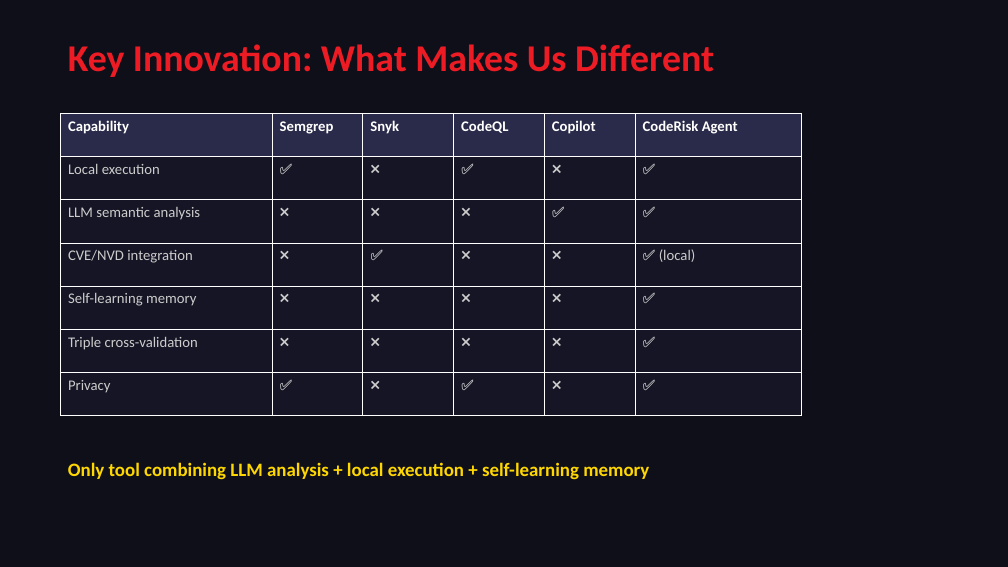
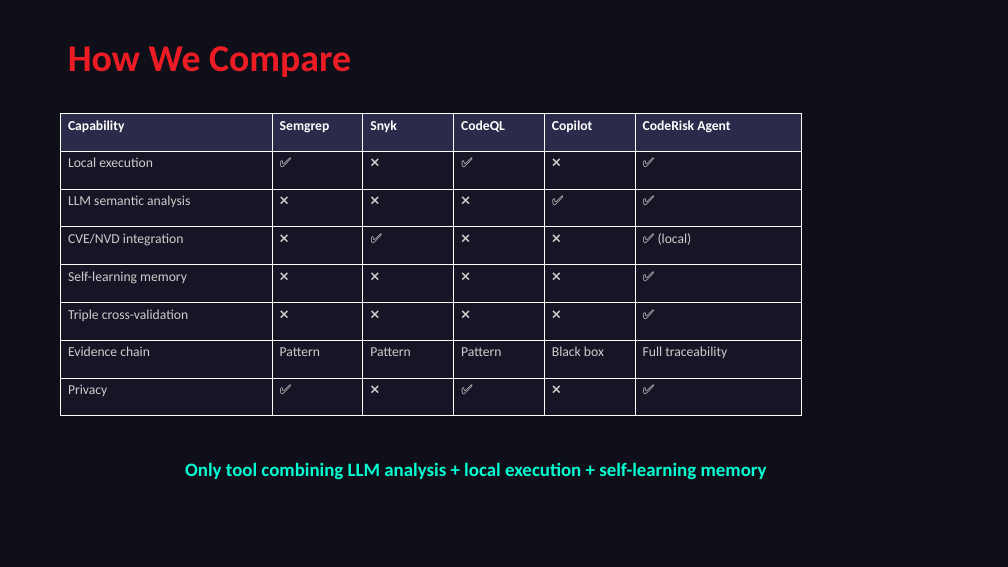
Before and after one commit to a9320/Radeon-hackathon-2026-07, a slide deck: slide 5 of docs/CodeRisk_Agent_Presentation.pptx (slide 4 before the commit). Drawn at 1008x567 pixels with LibreOffice and Linux fonts; fonts in the diff are those of the drawing. Boxes give left, top, right and bottom in pixels: in the first picture for what was removed or moved away, otherwise in the second. Text is boxed around its words. In the diff, an @@ line names an element or a change of style, - is before the commit and + after.

```diff
--- a/docs/CodeRisk_Agent_Presentation.pptx
+++ b/docs/CodeRisk_Agent_Presentation.pptx
@@ text at [68, 46, 351, 77]: text changed @@
-Key Innovation: What Makes Us Different
+How We Compare
@@ table at [60, 113, 802, 416] @@
+row 7: Evidence chain | Pattern | Pattern | Pattern | Black box | Full traceability
@@ text "Only tool combining LLM analysis ..." at [185, 462, 767, 480]: text colour #FFD700 to #00FFD1; alignment left to centre @@
```
Also in this commit, not shown: 6 other slides changed, 7 slides added, 2 slides removed.
